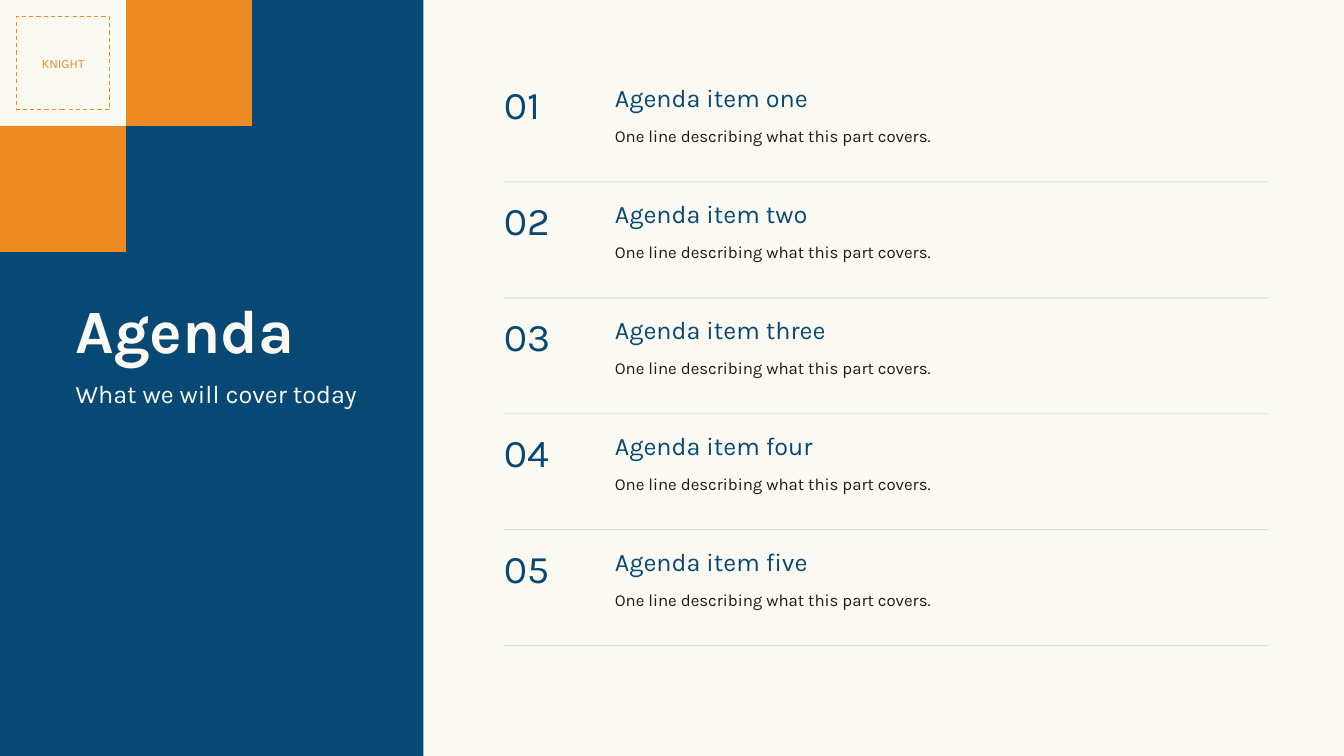
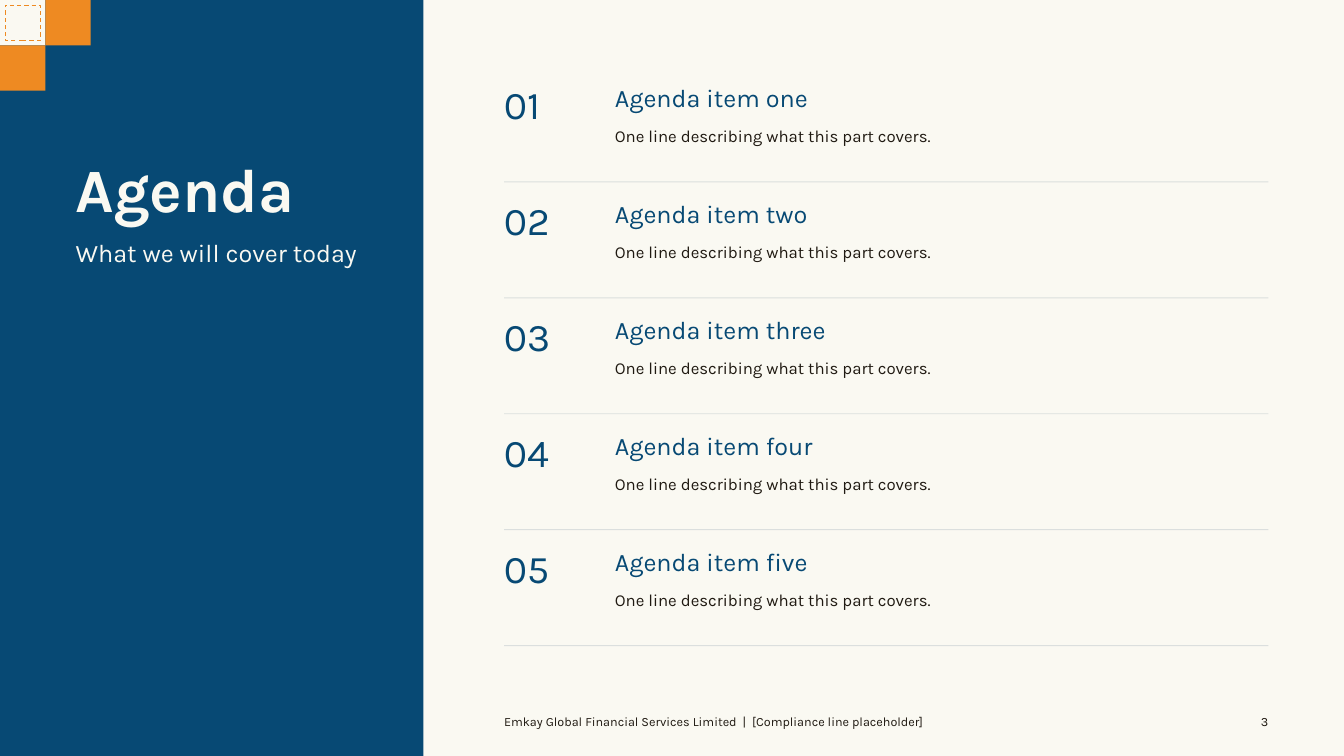
Before and after one commit to soumyakarwa/emkay-ppt-templates, a slide deck: slide 3 of Emkay_Master_Template.pptx. Drawn at 1344x756 pixels with LibreOffice and Linux fonts; fonts in the diff are those of the drawing. Boxes give left, top, right and bottom in pixels: in the first picture for what was removed or moved away, otherwise in the second. Text is boxed around its words. In the diff, an @@ line names an element or a change of style, - is before the commit and + after.

```diff
--- a/Emkay_Master_Template.pptx
+++ b/Emkay_Master_Template.pptx
@@ rectangle: place and size @@
-rectangle at bbox=[0, 0, 126, 126]
+rectangle at bbox=[0, 0, 45, 45]
@@ rectangle: place and size @@
-rectangle at bbox=[16, 16, 109, 109]
+rectangle at bbox=[5, 5, 40, 40]
@@ rectangle: place and size @@
-rectangle at bbox=[126, 0, 252, 126]
+rectangle at bbox=[45, 0, 91, 45]
@@ rectangle: place and size @@
-rectangle at bbox=[0, 126, 126, 252]
+rectangle at bbox=[0, 45, 45, 91]
@@ text in rectangle at bbox=[42, 60, 85, 68]: text removed @@
-KNIGHT
@@ text "Agenda": place and size @@
-text "Agenda" at bbox=[76, 310, 295, 368]
+text "Agenda" at bbox=[76, 169, 295, 227]
@@ text "What we will cover today": place and size @@
-text "What we will cover today" at bbox=[76, 385, 357, 409]
+text "What we will cover today" at bbox=[76, 244, 357, 268]
@@ text added at bbox=[504, 716, 923, 729], 9 pt, text #201A12 @@
+Emkay Global Financial Services Limited | [Compliance line placeholder]
@@ page number added at bbox=[1261, 718, 1268, 726], 9 pt, text #201A12 @@
+3
```
Also in this commit, not shown: 11 other slides changed, 3 other files.
